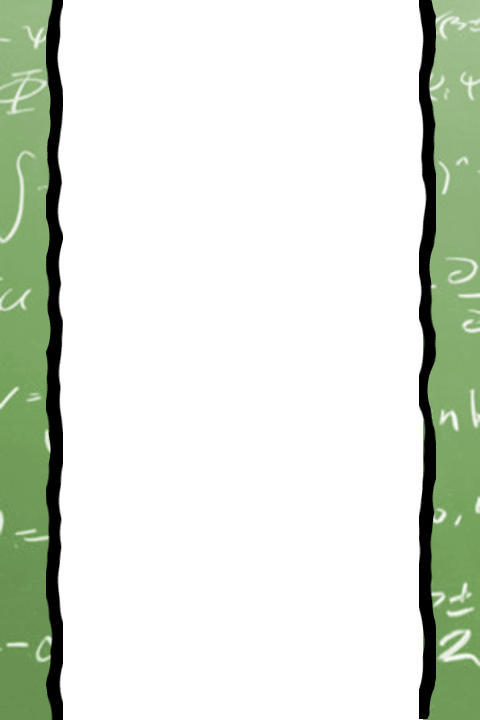
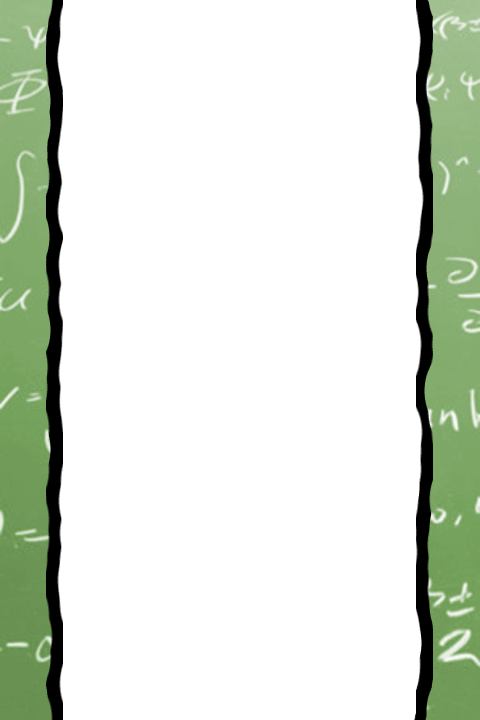
Layer changes from the first 480px x 720px image to the second:
painted on "Nuovo livello - copia" over [414,0,436,720]
